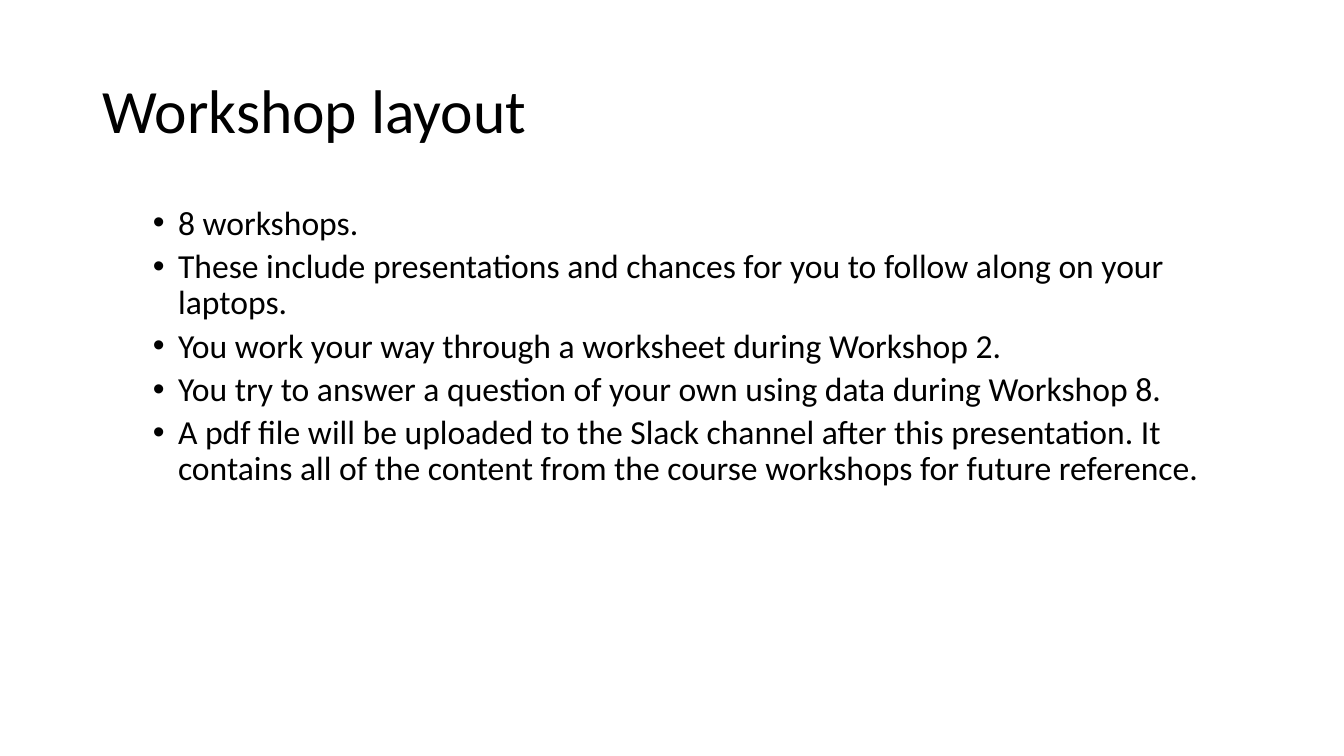
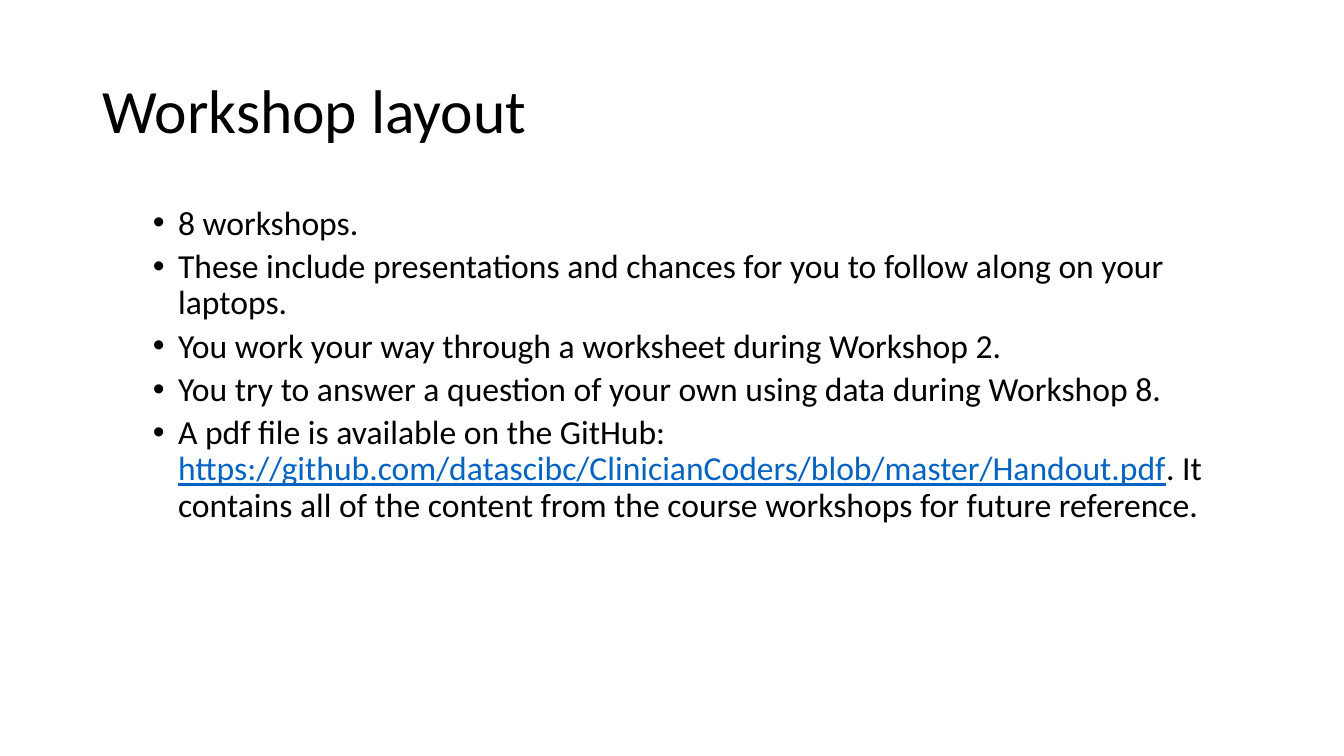
Before and after one commit to ClinicianCoders/ClinicianCoders, a slide deck: slide 8 of Workshops/WelcomePresentation.pptx. Drawn at 1344x756 pixels with LibreOffice and Linux fonts; fonts in the diff are those of the drawing. Boxes give left, top, right and bottom in pixels: in the first picture for what was removed or moved away, otherwise in the second. Text is boxed around its words. In the diff, an @@ line names an element or a change of style, - is before the commit and + after.

```diff
--- a/Workshops/WelcomePresentation.pptx
+++ b/Workshops/WelcomePresentation.pptx
@@ text at box(178, 420, 1202, 523): text changed @@
-  • A pdf file will be uploaded to the Slack channel after this presentation. It contains all of the content from the course workshops for future reference.
+  • A pdf file is available on the GitHub: https://github.com/datascibc/ClinicianCoders/blob/master/Handout.pdf. It contains all of the content from the course workshops for future reference.
```
Also in this commit, not shown: 1 other slide changed, 8 other files.
